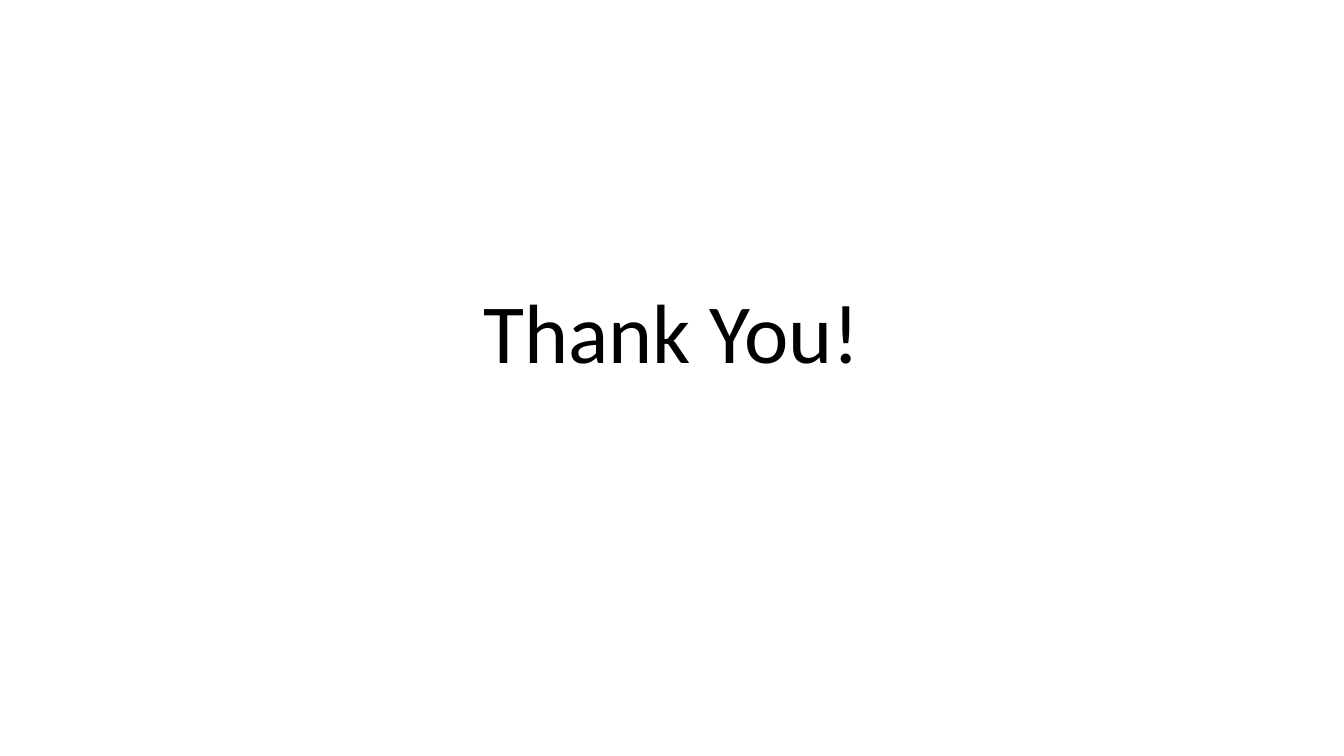
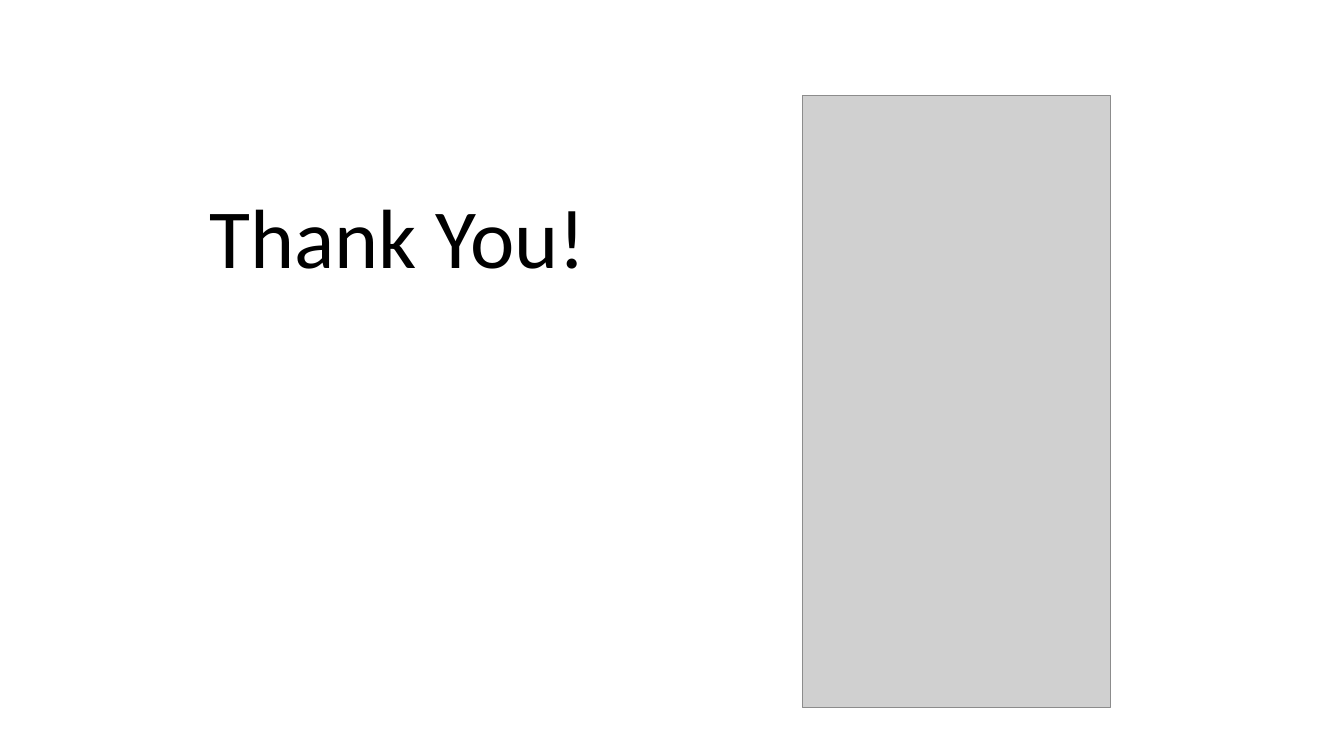
Before and after one commit to mazzo98/Tablut, a slide deck: slide 7 of TeamAngio - Tablut.pptx. Drawn at 1344x756 pixels with LibreOffice and Linux fonts; fonts in the diff are those of the drawing; grey boxes stand for pictures. Boxes give left, top, right and bottom in pixels: in the first picture for what was removed or moved away, otherwise in the second. Text is boxed around its words. In the diff, an @@ line names an element or a change of style, - is before the commit and + after.

```diff
--- a/TeamAngio - Tablut.pptx
+++ b/TeamAngio - Tablut.pptx
@@ title "Thank You!": place and size @@
-title "Thank You!" at bbox=[483, 304, 860, 364]
+title "Thank You!" at bbox=[209, 209, 586, 269]
@@ picture added at bbox=[803, 96, 1111, 708] @@
```
Also in this commit, not shown: 6 other slides changed.
